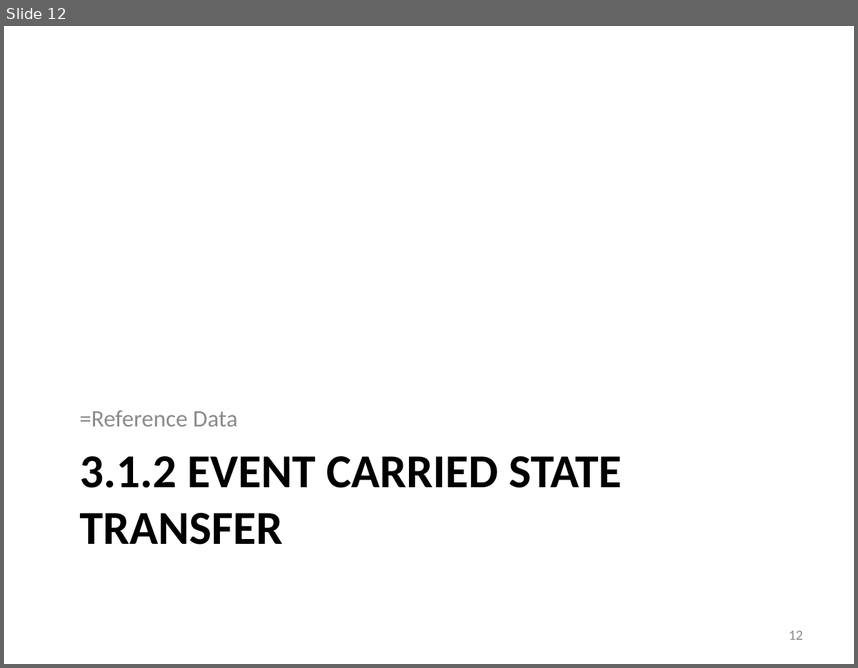
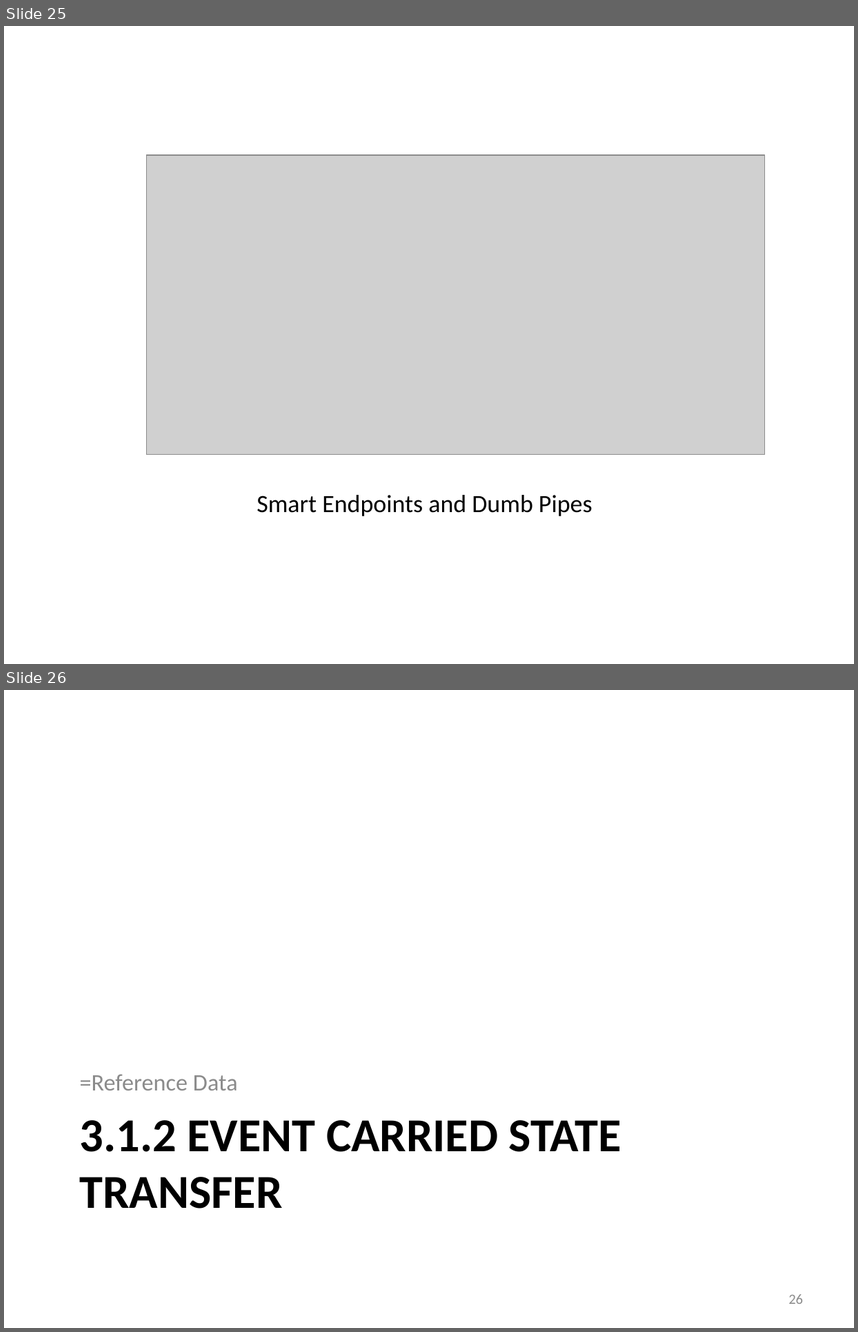
Before and after one commit to indusninja/Practical-Messaging-Sharp, a slide deck: Practical Messaging - Day 2 - New.pptx. Shown one above the other, each under a label of ours: slide 12 before the commit, slides 25 and 26 after it. The pictures are 858x668 and 858x1332 pixels, drawn with LibreOffice and Linux fonts; fonts in the diff are those of the drawing; grey boxes stand for pictures. Boxes give left, top, right and bottom in pixels: in the first picture for what was removed or moved away, otherwise in the second. Text is boxed around its words. In the diff, an @@ line names an element or a change of style, - is before the commit and + after.

```diff
--- a/Practical Messaging - Day 2 - New.pptx
+++ b/Practical Messaging - Day 2 - New.pptx
@@ slide 25 added at bbox=[4, 26, 854, 664], background #FFFFFF @@
@@ picture added at bbox=[147, 155, 766, 454] @@
@@ text added at bbox=[257, 495, 593, 516], 21 pt, text #000000 @@
+Smart Endpoints and Dumb Pipes
@@ what was slide 12 is now slide 26 @@
@@ page number at bbox=[789, 1294, 803, 1303]: text changed @@
-12
+26
```
Also in this commit, not shown: 13 other slides added, 1 slide removed.
